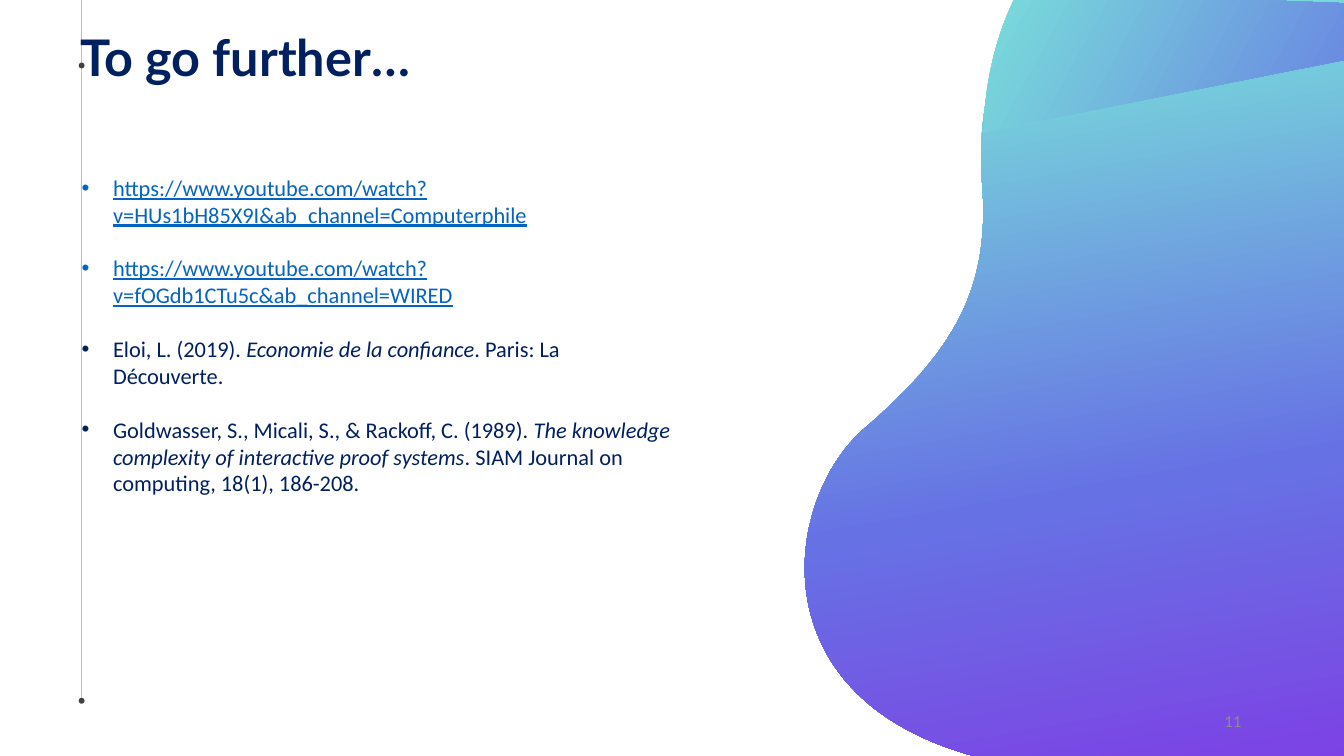
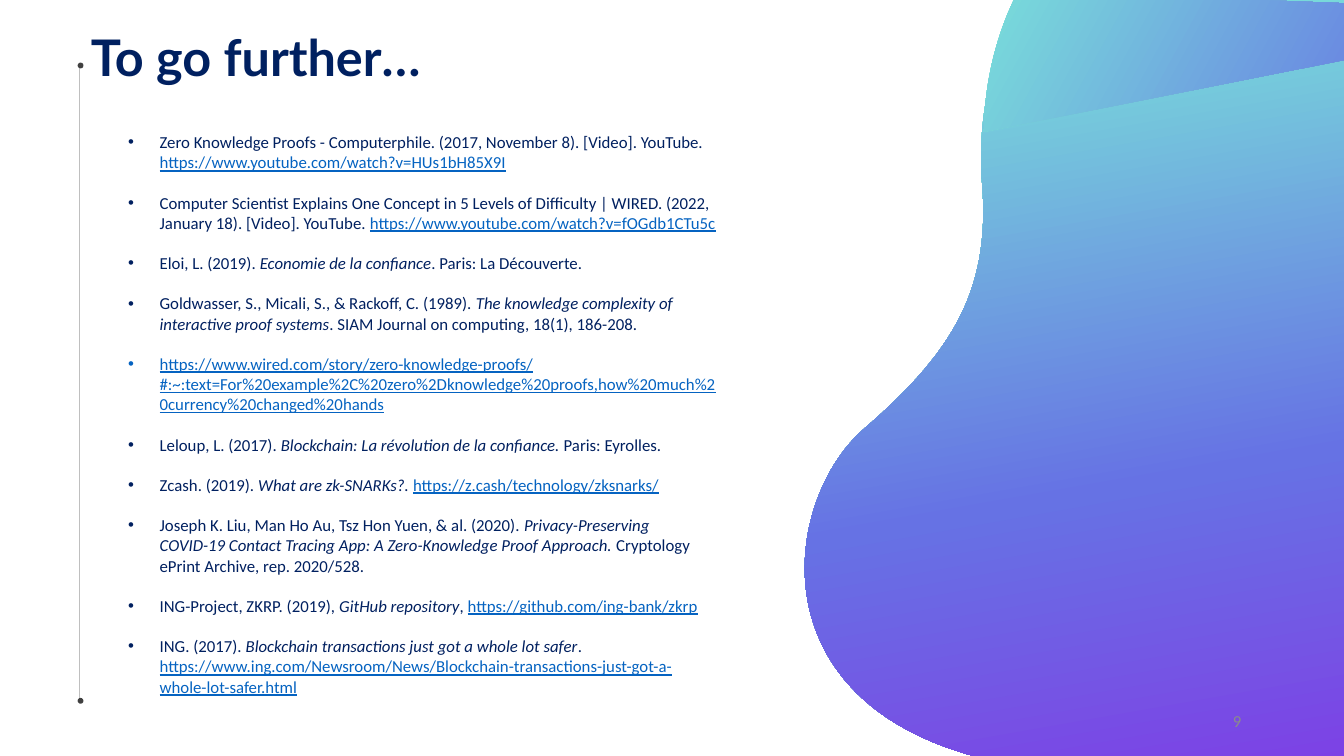
Before and after one commit to alebegge/techtalks, a slide deck: slide 9 of Zero_knowledge_proof.pptx (slide 11 before the commit). Drawn at 1344x756 pixels with LibreOffice and Linux fonts; fonts in the diff are those of the drawing. Boxes give left, top, right and bottom in pixels: in the first picture for what was removed or moved away, otherwise in the second. Text is boxed around its words. In the diff, an @@ line names an element or a change of style, - is before the commit and + after.

```diff
--- a/Zero_knowledge_proof.pptx
+++ b/Zero_knowledge_proof.pptx
@@ text "To go further…" rewrapped from [80, 32, 410, 84] to [91, 38, 421, 84] @@
@@ line moved from (82, 0) - (82, 701) to (80, 63) - (80, 701) @@
@@ text "Zero Knowledge Proofs - Computerphile. ...": place and size @@
-text "Zero Knowledge Proofs - Computerphile. ..." at [113, 180, 670, 495]
+text "Zero Knowledge Proofs - Computerphile. ..." at [160, 136, 716, 696]
@@ text at [160, 136, 715, 232]: text changed; size 16 to 12 pt; text colour #0563C1 to #002060 @@
-• https://www.youtube.com/watch?v=HUs1bH85X9I&ab_channel=Computerphile
-• https://www.youtube.com/watch?v=fOGdb1CTu5c&ab_channel=WIRED
+• Zero Knowledge Proofs - Computerphile. (2017, November 8). [Video]. YouTube. https://www.youtube.com/watch?v=HUs1bH85X9I
+• Computer Scientist Explains One Concept in 5 Levels of Difficulty | WIRED. (2022, January 18). [Video]. YouTube. https://www.youtube.com/watch?v=fOGdb1CTu5c
@@ text at [160, 257, 673, 333]: size 16 to 12 pt in "Eloi, L. (2019). Economie de la confiance. ...", "Goldwasser, S., Micali, S., & Rackoff, C. ..." @@
@@ text at [160, 358, 716, 696]: paragraphs added @@
+• https://www.wired.com/story/zero-knowledge-proofs/#:~:text=For%20example%2C%20zero%2Dknowledge%20proofs,how%20much%20currency%20changed%20hands
+• Leloup, L. (2017). Blockchain: La révolution de la confiance. Paris: Eyrolles.
+• Zcash. (2019). What are zk-SNARKs?. https://z.cash/technology/zksnarks/
+• Joseph K. Liu, Man Ho Au, Tsz Hon Yuen, & al. (2020). Privacy-Preserving COVID-19 Contact Tracing App: A Zero-Knowledge Proof Approach. Cryptology ePrint Archive, rep. 2020/528.
+• ING-Project, ZKRP. (2019), GitHub repository, https://github.com/ing-bank/zkrp
+• ING. (2017). Blockchain transactions just got a whole lot safer. https://www.ing.com/Newsroom/News/Blockchain-transactions-just-got-a-whole-lot-safer.html
```
Also in this commit, not shown: 2 other slides changed, 6 slides added, 8 slides removed, 2 other files.
